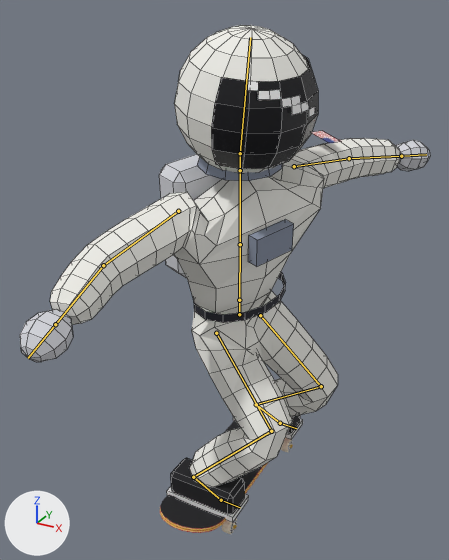
One commit to the Blender file art/lou-gnar.blend: the scene before it, then after it.
The view is the same before and after, from a camera (50 mm lens) standing at (0.957, -1.857, 1.747) and looking at (-0.002, -0.115, 0.876). Lighting does not change. The marker at lower left points along +X, +Y and +Z. The older version comes first. Both versions are drawn at frame 10 of the action 'grind2'; the numbers are the values there. The bones that bend it are drawn over the model as lines. Mesh edges are drawn as thin lines on the coarser meshes.

In view in the first picture: 'Board', 'LouGnar'.
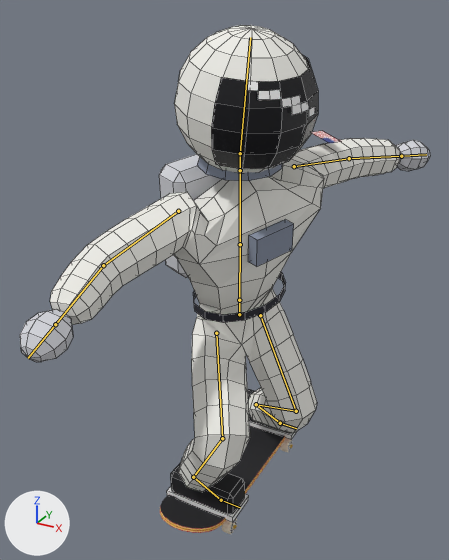
Edits to the scene script, one JSON object a line:
```json
{"block": "bone_leftupleg", "where": "bone_leftupleg = bpy.data.objects['LouGnarRig'].pose.bones['LeftUpLeg']  # child of 'Hips'"}
{"op": "set", "path": "bone_leftupleg.rotation_quaternion", "old": "(0.779, -0.059, 0.533, -0.327)", "new": "(0.8, -0.187, 0.547, -0.162)", "note": "degrees (-46, 52, -69) -> degrees (-55, 55, -53)"}
{"block": "bone_leftleg", "where": "bone_leftleg = bpy.data.objects['LouGnarRig'].pose.bones['LeftLeg']  # child of 'LeftUpLeg'"}
{"op": "set", "path": "bone_leftleg.rotation_quaternion", "old": "(0.716, -0.034, 0.088, 0.692)", "new": "(0.72, 0.358, 0.05, 0.593)", "note": "degrees (4, 10, 88) -> degrees (38, -21, 72)"}
{"block": "bone_leftfoot", "where": "bone_leftfoot = bpy.data.objects['LouGnarRig'].pose.bones['LeftFoot']  # child of 'LeftLeg'"}
{"op": "set", "path": "bone_leftfoot.rotation_quaternion", "old": "(0.629, -0.381, -0.056, -0.675)", "new": "(0.609, -0.504, -0.218, -0.572)", "note": "degrees (-30, -36, -84) -> degrees (-43, -57, -62)"}
{"block": "bone_rightupleg", "where": "bone_rightupleg = bpy.data.objects['LouGnarRig'].pose.bones['RightUpLeg']  # child of 'Hips'"}
{"op": "set", "path": "bone_rightupleg.rotation_quaternion", "old": "(0.757, -0.321, 0.518, -0.234)", "new": "(0.723, -0.482, 0.495, 0.016)", "note": "degrees (-71, 39, -63) -> degrees (-86, 47, -42)"}
{"block": "bone_rightleg", "where": "bone_rightleg = bpy.data.objects['LouGnarRig'].pose.bones['RightLeg']  # child of 'RightUpLeg'"}
{"op": "set", "path": "bone_rightleg.rotation_quaternion", "old": "(0.707, 0.034, -0.087, 0.701)", "new": "(0.71, 0.524, -0.062, 0.466)", "note": "degrees (-4, -10, 90) -> degrees (57, -35, 47)"}
{"block": "bone_rightfoot", "where": "bone_rightfoot = bpy.data.objects['LouGnarRig'].pose.bones['RightFoot']  # child of 'RightLeg'"}
{"op": "set", "path": "bone_rightfoot.rotation_quaternion", "old": "(0.648, -0.208, 0.017, -0.733)", "new": "(0.676, -0.286, -0.241, -0.635)", "note": "degrees (-18, -16, -94) -> degrees (-6, -44, -84)"}
```

Boxes [x1, y1, x2, y2] around the edits, measured in the pictures (449 x 560 px):
```json
{"object": "LouGnar", "change": "posed", "before": [20, 25, 430, 522], "after": [20, 25, 430, 522]}
{"bone": "LeftUpLeg", "before": "(260, 315) to (321, 386)", "after": "(260, 315) to (296, 411)"}
{"bone": "LeftLeg", "before": "(321, 386) to (256, 404)", "after": "(296, 411) to (256, 404)"}
{"bone": "RightUpLeg", "before": "(216, 333) to (271, 431)", "after": "(216, 333) to (222, 438)"}
{"bone": "RightLeg", "before": "(271, 431) to (193, 477)", "after": "(222, 438) to (193, 477)"}
```
